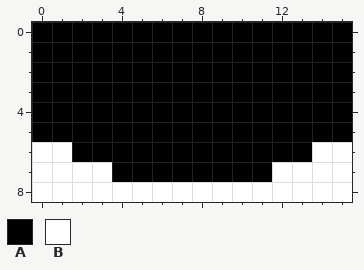
Two states of a pixel-art file, data/images/levels/level_0_0.aseprite. The first picture shows the starting point.
16x9 pixels, 1 frame.
Palette (. is transparent): A #000000  B #ffffff
Pixels before, first column x 0:
0 AAAAAAAAAAAAAAAA
1 AAAAAAAAAAAAAAAA
2 AAAAAAAAAAAAAAAA
3 AAAAAAAAAAAAAAAA
4 AAAAAAAAAAAAAAAA
5 AAAAAAAAAAAAAAAA
6 BBAAAAAAAAAAAABB
7 BBBBAAAAAAAABBBB
8 BBBBBBBBBBBBBBBB
The same view after the edit:
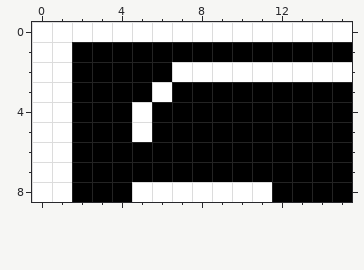
The edit:
{"y":0,"x":0,"old":"AAAAAAAAAAAAAAAA","new":"BBBBBBBBBBBBBBBB"}
{"y":1,"x":0,"old":"AA","new":"BB"}
{"y":2,"x":0,"old":"AA","new":"BB"}
{"y":2,"x":7,"old":"AAAAAAAAA","new":"BBBBBBBBB"}
{"y":3,"x":0,"old":"AA","new":"BB"}
{"y":3,"x":6,"old":"A","new":"B"}
{"y":4,"x":0,"old":"AA","new":"BB"}
{"y":4,"x":5,"old":"A","new":"B"}
{"y":5,"x":0,"old":"AA","new":"BB"}
{"y":5,"x":5,"old":"A","new":"B"}
{"y":6,"x":14,"old":"BB","new":"AA"}
{"y":7,"x":2,"old":"BB","new":"AA"}
{"y":7,"x":12,"old":"BBBB","new":"AAAA"}
{"y":8,"x":2,"old":"BBB","new":"AAA"}
{"y":8,"x":12,"old":"BBBB","new":"AAAA"}
{"label":"changed","picture_box":[32,22,352,202]}
